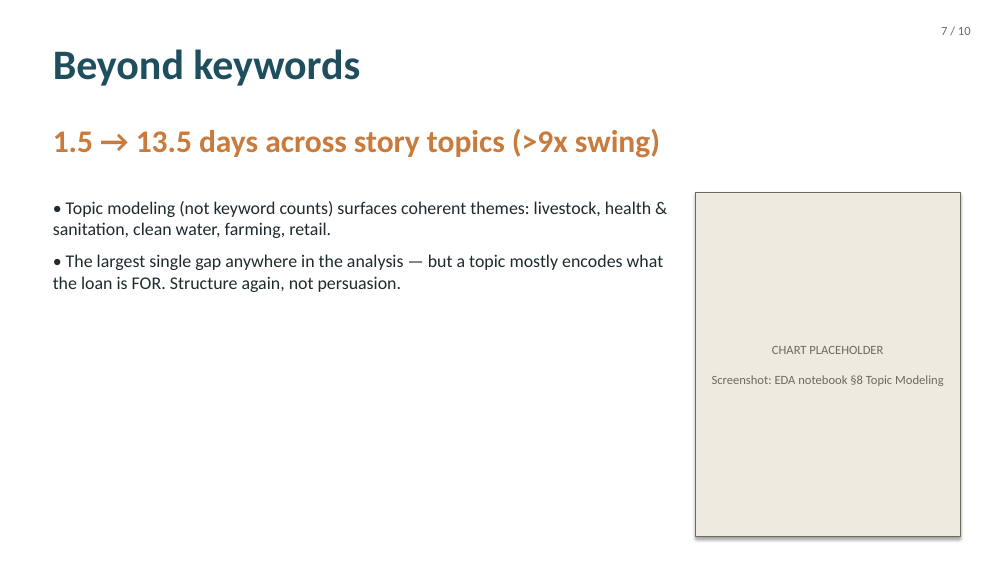
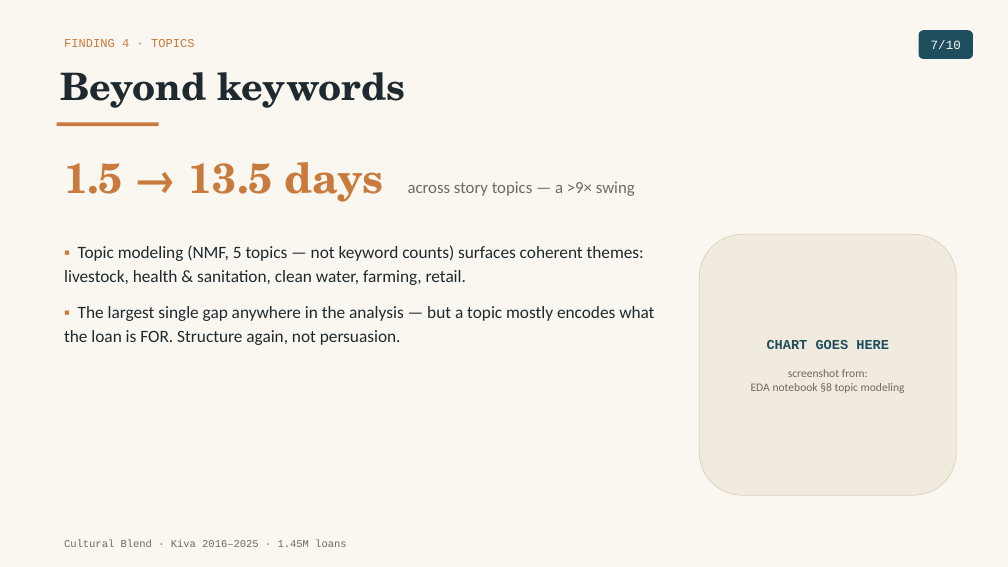
Before and after one commit to tuannm3812/unsw-ma-hackathon-2026, a slide deck: slide 7 of docs/presentation/slides_draft.pptx. Drawn at 1008x567 pixels with LibreOffice and Linux fonts; fonts in the diff are those of the drawing. Boxes give left, top, right and bottom in pixels: in the first picture for what was removed or moved away, otherwise in the second. Text is boxed around its words. In the diff, an @@ line names an element or a change of style, - is before the commit and + after.

```diff
--- a/docs/presentation/slides_draft.pptx
+++ b/docs/presentation/slides_draft.pptx
@@ background #FFFFFF to #FAF7F0 @@
@@ text "Beyond keywords": place and size @@
-text "Beyond keywords" at box(53, 49, 360, 86)
+text "Beyond keywords" at box(60, 72, 406, 108)
@@ text "Beyond keywords" at box(60, 72, 406, 108): size 40 to 36 pt, font Calibri to TeX Gyre Schola, text colour #1F4E5F to #1E2A2F @@
@@ text added at box(64, 39, 194, 47), 11.5 pt, text #C97B3D @@
+FINDING 4 · TOPICS
@@ rounded rectangle "7/10": place and size @@
-rounded rectangle "7/10" at box(941, 27, 971, 35)
+rounded rectangle "7/10" at box(919, 30, 973, 59)
@@ rounded rectangle "7/10" at box(919, 30, 973, 59): vertical alignment top to middle; fill none to #1F4E5F @@
@@ text in rounded rectangle at box(931, 40, 961, 49): text changed; font Calibri to Courier New; text colour #6E6A5E to #FAF7F0 @@
-7 / 10
+7/10
@@ rectangle added at box(57, 123, 159, 126), fill #C97B3D @@
@@ text at box(64, 162, 635, 202): text changed; size 30 to 16 pt; text colour #C97B3D to #6E6A5E; bold off @@
-1.5 → 13.5 days across story topics (>9x swing)
+1.5 → 13.5 days across story topics — a >9× swing
@@ rounded rectangle "CHART GOES HERE": place and size @@
-rounded rectangle "CHART GOES HERE" at box(696, 193, 960, 537)
+rounded rectangle "CHART GOES HERE" at box(699, 234, 957, 495)
@@ rounded rectangle "CHART GOES HERE" at box(699, 234, 957, 495): rectangle to rounded rectangle; fill #EFEADF to #F1EBDF; outline #6E6A5E 0.75 pt to #DCD3C0 0.75 pt; shadow off @@
@@ text at box(64, 245, 654, 345): text changed; size 17 to 16.5 pt @@
-• Topic modeling (not keyword counts) surfaces coherent themes: livestock, health & sanitation, clean water, farming, retail.
-• The largest single gap anywhere in the analysis — but a topic mostly encodes what the loan is FOR. Structure again, not persuasion.
+▪ Topic modeling (NMF, 5 topics — not keyword counts) surfaces coherent themes: livestock, health & sanitation, clean water, farming, retail.
+▪ The largest single gap anywhere in the analysis — but a topic mostly encodes what the loan is FOR. Structure again, not persuasion.
@@ text in rounded rectangle at box(751, 340, 905, 393): text changed; size 12 to 11 pt @@
-CHART PLACEHOLDER
-Screenshot: EDA notebook §8 Topic Modeling
+CHART GOES HERE
+screenshot from:
+EDA notebook §8 topic modeling
@@ text added at box(64, 539, 346, 547), 10 pt, text #6E6A5E @@
+Cultural Blend · Kiva 2016–2025 · 1.45M loans
```
Also in this commit, not shown: 9 other slides changed.
